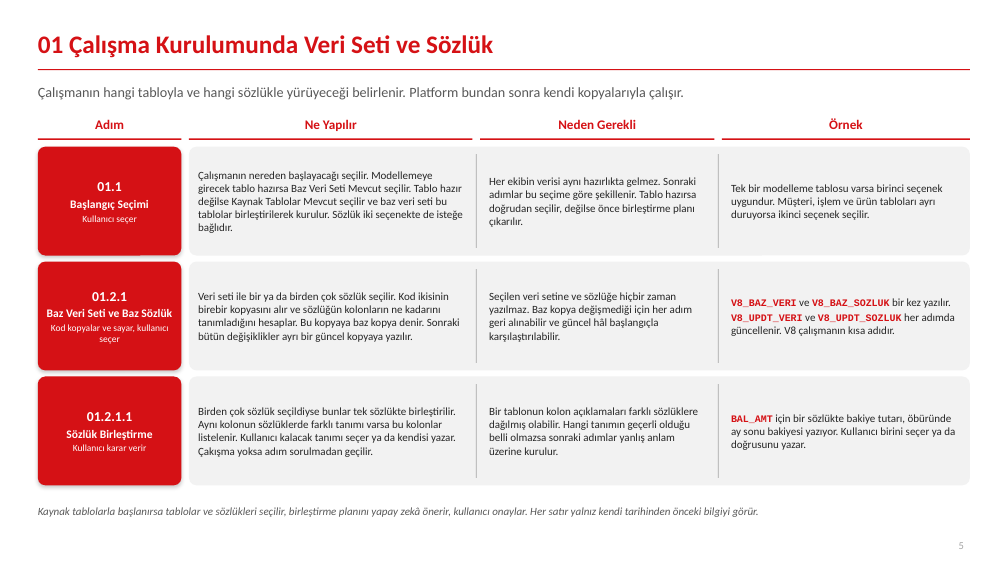
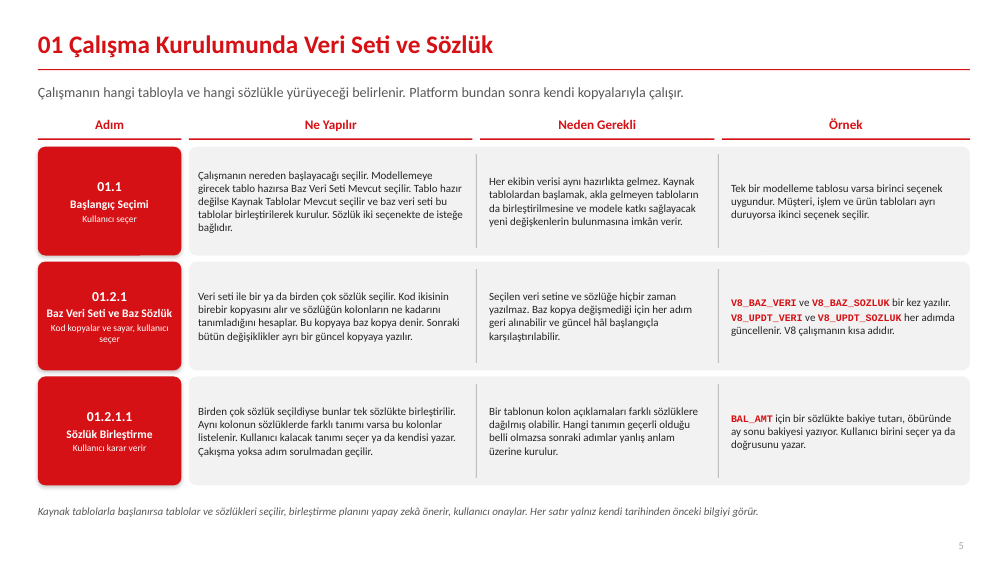
Before and after one commit to canmergen/amp, a slide deck: slide 5 of analitik_modelleme_platformu_GUNCEL/sunum/Akilli_Modelleme_Platformu_Sunum.pptx. Drawn at 1008x567 pixels with LibreOffice and Linux fonts; fonts in the diff are those of the drawing. Boxes give left, top, right and bottom in pixels: in the first picture for what was removed or moved away, otherwise in the second. Text is boxed around its words. In the diff, an @@ line names an element or a change of style, - is before the commit and + after.

```diff
--- a/analitik_modelleme_platformu_GUNCEL/sunum/Akilli_Modelleme_Platformu_Sunum.pptx
+++ b/analitik_modelleme_platformu_GUNCEL/sunum/Akilli_Modelleme_Platformu_Sunum.pptx
@@ text at (x1=489, y1=177, x2=699, y2=227): text changed @@
-Her ekibin verisi aynı hazırlıkta gelmez. Sonraki adımlar bu seçime göre şekillenir. Tablo hazırsa doğrudan seçilir, değilse önce birleştirme planı çıkarılır.
+Her ekibin verisi aynı hazırlıkta gelmez. Kaynak tablolardan başlamak, akla gelmeyen tabloların da birleştirilmesine ve modele katkı sağlayacak yeni değişkenlerin bulunmasına imkân verir.
```
Also in this commit, not shown: 1 other slide changed, 1 other file.
